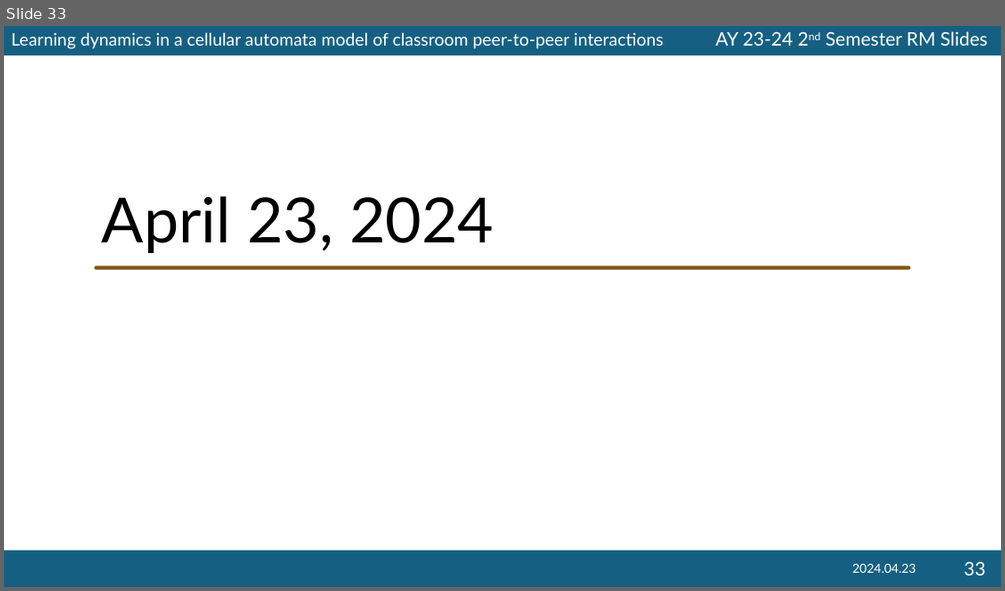
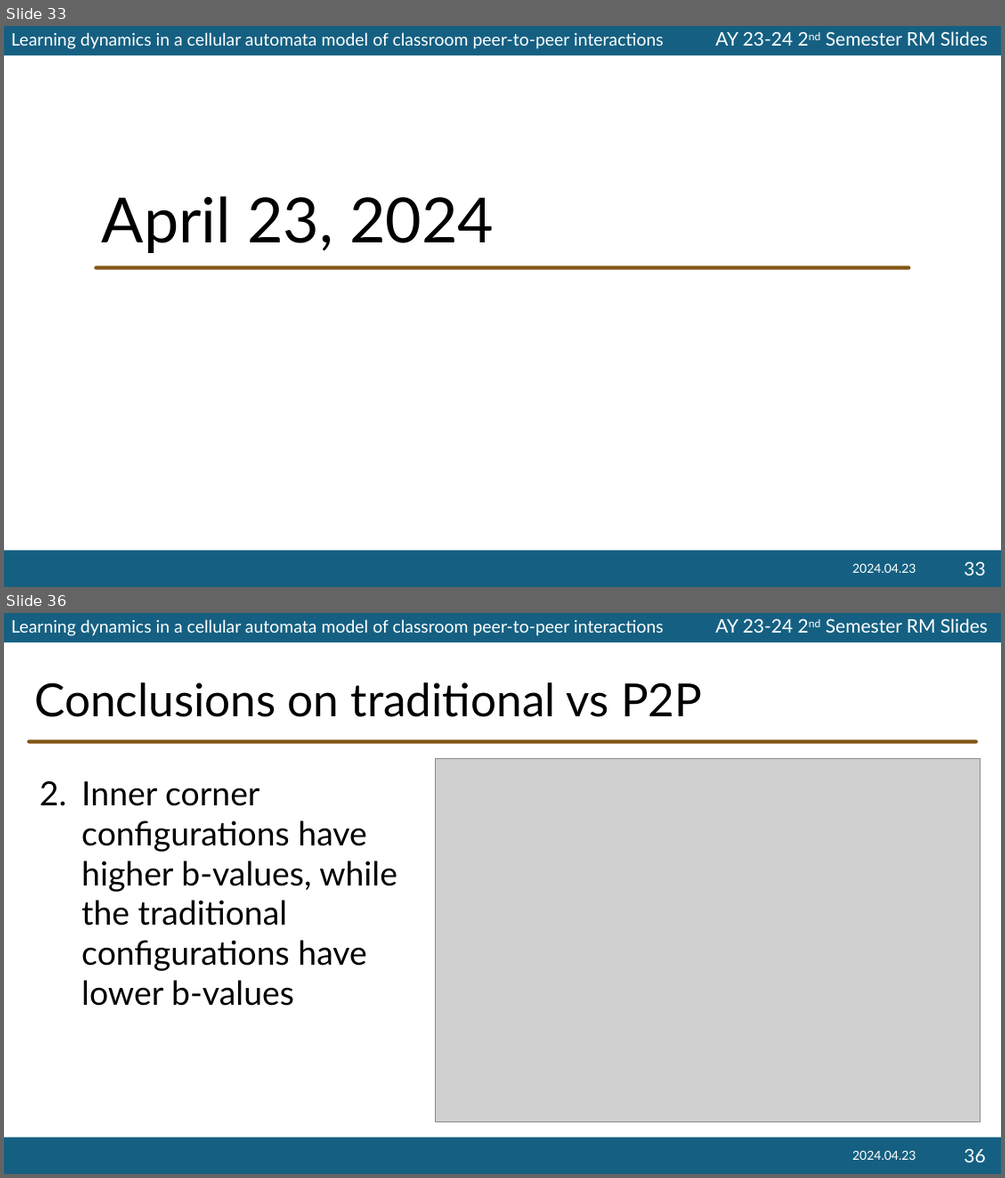
Before and after one commit to ioakimsy/BS-Thesis, a slide deck: documents/202324s2-RM-Slides-Sy.pptx. Shown one above the other, each under a label of ours: slide 33 before the commit, slides 33 and 36 after it; the slides between them are not shown. The pictures are 1005x591 and 1005x1178 pixels, drawn with LibreOffice and Linux fonts; fonts in the diff are those of the drawing; grey boxes stand for pictures; background and template pictures are left out. Boxes give left, top, right and bottom in pixels: in the first picture for what was removed or moved away, otherwise in the second. Text is boxed around its words. In the diff, an @@ line names an element or a change of style, - is before the commit and + after.

```diff
--- a/documents/202324s2-RM-Slides-Sy.pptx
+++ b/documents/202324s2-RM-Slides-Sy.pptx
@@ slide 36 added at (4, 613, 1001, 1174), background #FFFFFF; not listed: 4 template elements that a slide beside it also shows @@
@@ title added at (34, 682, 702, 717), 44 pt, text #000000 @@
+Conclusions on traditional vs P2P
@@ rounded rectangle added at (27, 740, 978, 744), fill #825515 @@
@@ picture added at (436, 758, 980, 1121) @@
@@ text added at (81, 781, 397, 1005), 32 pt, text #000000 @@
+2. Inner corner configurations have higher b-values, while the traditional configurations have lower b-values
@@ text added at (852, 1151, 915, 1159), 12 pt, text #FFFFFF @@
+2024.04.23
@@ page number added at (963, 1148, 985, 1162), 18 pt, text #FFFFFF @@
+36
```
Also in this commit, not shown: 5 other slides added.
